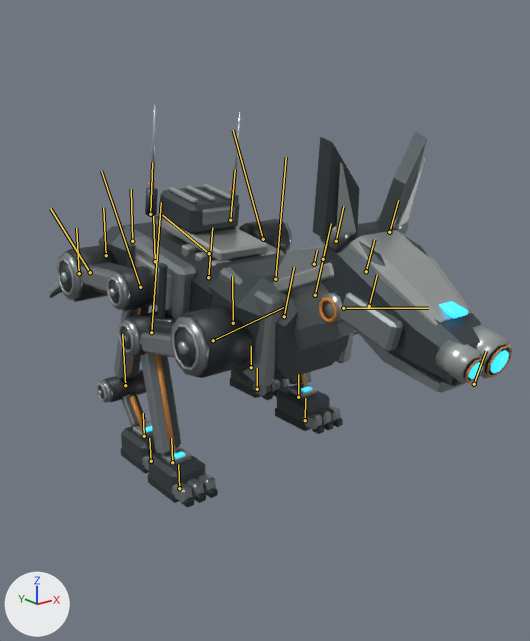
An edit to the glTF model assets/reckon-k9/derived/meshopt/reckon_k9_d0_lod1.meshopt.glb, drawn before and after from the same camera.
Camera for both pictures: a 50 mm camera at (-0.905, -1.319, 0.849) aimed at (0.063, -0.109, 0.365). The axes (+X, +Y, +Z) are drawn at lower left. The lights are the same throughout. The picture after the commit comes second. Both versions are drawn at frame 7 of the action 'Sprint_Cycle'; the numbers are the values there. The bones that change, and the others that lie on the model, are drawn over the model as lines.

Objects in the first picture: 'RECKON_SKIN'.
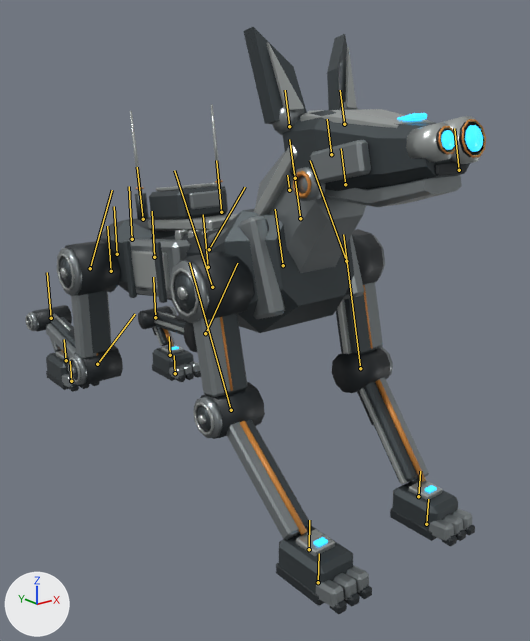
Location of each change, (x1, y1, x2, y2) in pixels of the pictures (530 x 641 px):
'RECKON_SKIN', posed (46% taller): before (48, 105, 512, 508); after (25, 27, 486, 614)
bone 'BODY', root to tip: before (155, 261) to (153, 216); after (154, 257) to (152, 211)
bone 'SPINE', root to tip: before (208, 277) to (212, 227); after (208, 267) to (203, 214)
bone 'CHEST', root to tip: before (284, 316) to (294, 267); after (283, 265) to (275, 209)
bone 'EAR_R', root to tip: before (336, 241) to (343, 206); after (289, 126) to (285, 90)
bone 'UPPER_FL', root to tip: before (343, 308) to (428, 308); after (346, 261) to (310, 160)
bone 'LOWER_FL', root to tip: before (275, 279) to (286, 157); after (360, 368) to (343, 234)
bone 'PAW_FL', root to tip: before (298, 397) to (298, 374); after (418, 496) to (420, 471)
bone 'UPPER_FR', root to tip: before (213, 340) to (283, 307); after (212, 287) to (174, 170)
bone 'LOWER_FR', root to tip: before (151, 332) to (161, 202); after (231, 410) to (189, 262)
bone 'PAW_FR', root to tip: before (172, 462) to (171, 438); after (309, 549) to (309, 520)
bone 'TAIL_1', root to tip: before (132, 241) to (131, 189); after (132, 239) to (129, 186)
bone 'TAIL_2', root to tip: before (106, 255) to (103, 207); after (117, 254) to (114, 206)
bone 'TAIL_3', root to tip: before (79, 273) to (76, 228); after (111, 271) to (107, 226)
bone 'UPPER_HL', root to tip: before (209, 253) to (162, 215); after (209, 249) to (245, 187)
bone 'LOWER_HL', root to tip: before (263, 239) to (233, 130); after (205, 333) to (237, 263)
bone 'HOCK_HL', root to tip: before (233, 323) to (232, 276); after (155, 317) to (153, 277)
bone 'UPPER_HR', root to tip: before (90, 272) to (50, 208); after (90, 268) to (112, 190)
bone 'LOWER_HR', root to tip: before (140, 287) to (101, 171); after (97, 364) to (135, 314)
bone 'HOCK_HR', root to tip: before (125, 385) to (122, 334); after (51, 318) to (47, 272)

The edits, one by one:
Bone 'BODY' (bone_body) moves from (0.0, -0.078, 0.0) to (0.0, -0.066, 0.0).
Bone 'BODY' (bone_body) turns from (2, 0, 0) to (-1, 0, 0) degrees about its own x, y and z.
Bone 'SPINE' (bone_spine) turns from (7, 0, 0) to (-7, 0, 0) degrees about its own x, y and z.
Bone 'CHEST' (bone_chest) turns from (6, 0, 0) to (-5, 0, 0) degrees about its own x, y and z.
Bone 'EAR_R' (bone_ear_r) turns from (-1, 0, 0) to (1, 0, 0) degrees about its own x, y and z.
Bone 'UPPER_FL' (bone_upper_fl) turns from (62, 0, 0) to (-18, 0, 0) degrees about its own x, y and z.
Bone 'LOWER_FL' (bone_lower_fl) turns from (-70, 0, 0) to (18, 0, 0) degrees about its own x, y and z.
Bone 'PAW_FL' (bone_paw_fl) turns from (-7, 0, 0) to (13, 0, 0) degrees about its own x, y and z.
Bone 'UPPER_FR' (bone_upper_fr) turns from (46, 0, 0) to (-17, 0, 0) degrees about its own x, y and z.
Bone 'LOWER_FR' (bone_lower_fr) turns from (-50, 0, 0) to (4, 0, 0) degrees about its own x, y and z.
Bone 'PAW_FR' (bone_paw_fr) turns from (-12, 0, 0) to (26, 0, 0) degrees about its own x, y and z.
Bone 'TAIL_1' (bone_tail_1) turns from (0, 9, 0) to (0, -7, 0) degrees about its own x, y and z.
Bone 'TAIL_2' (bone_tail_2) turns from (0, 9, 0) to (0, -9, 0) degrees about its own x, y and z.
Bone 'TAIL_3' (bone_tail_3) turns from (0, 5, 0) to (0, -7, 0) degrees about its own x, y and z.
Bone 'UPPER_HL' (bone_upper_hl) turns from (-75, 0, 0) to (43, 0, 0) degrees about its own x, y and z.
Bone 'LOWER_HL' (bone_lower_hl) turns from (47, 0, 0) to (-8, 0, 0) degrees about its own x, y and z.
Bone 'HOCK_HL' (bone_hock_hl) turns from (25, 0, 0) to (-34, 0, 0) degrees about its own x, y and z.
Bone 'UPPER_HR' (bone_upper_hr) turns from (-60, 0, 0) to (36, 0, 0) degrees about its own x, y and z.
Bone 'LOWER_HR' (bone_lower_hr) turns from (25, 0, 0) to (14, 0, 0) degrees about its own x, y and z.
Bone 'HOCK_HR' (bone_hock_hr) turns from (32, 0, 0) to (-49, 0, 0) degrees about its own x, y and z.
